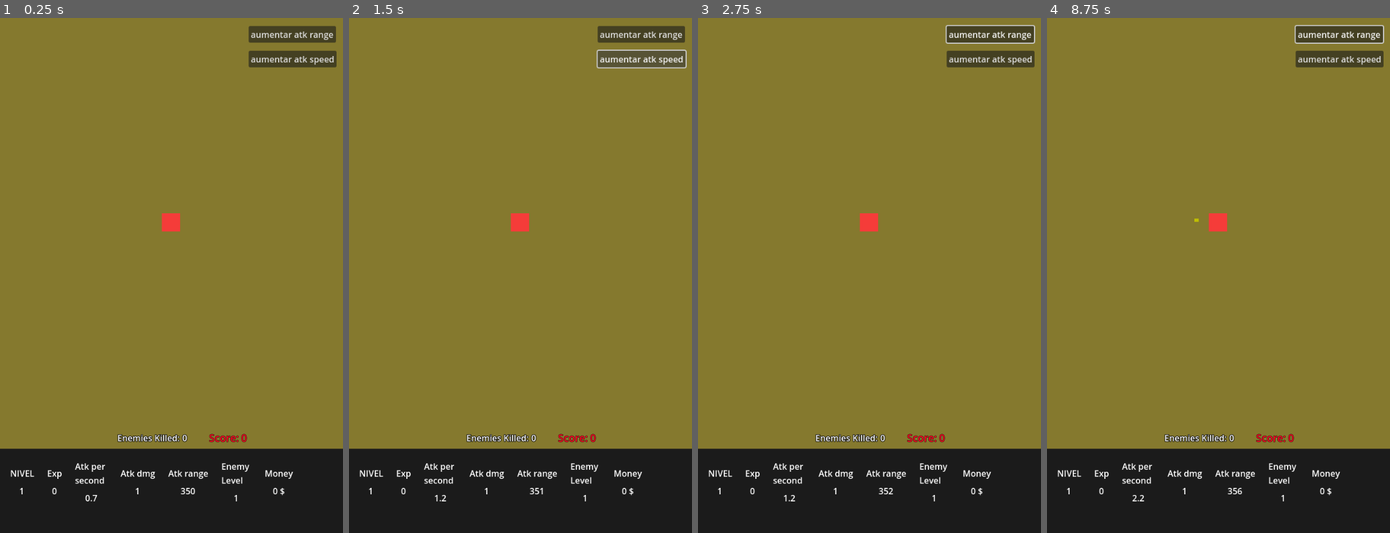
Above: before the commit, frames 1-4 (left to right).
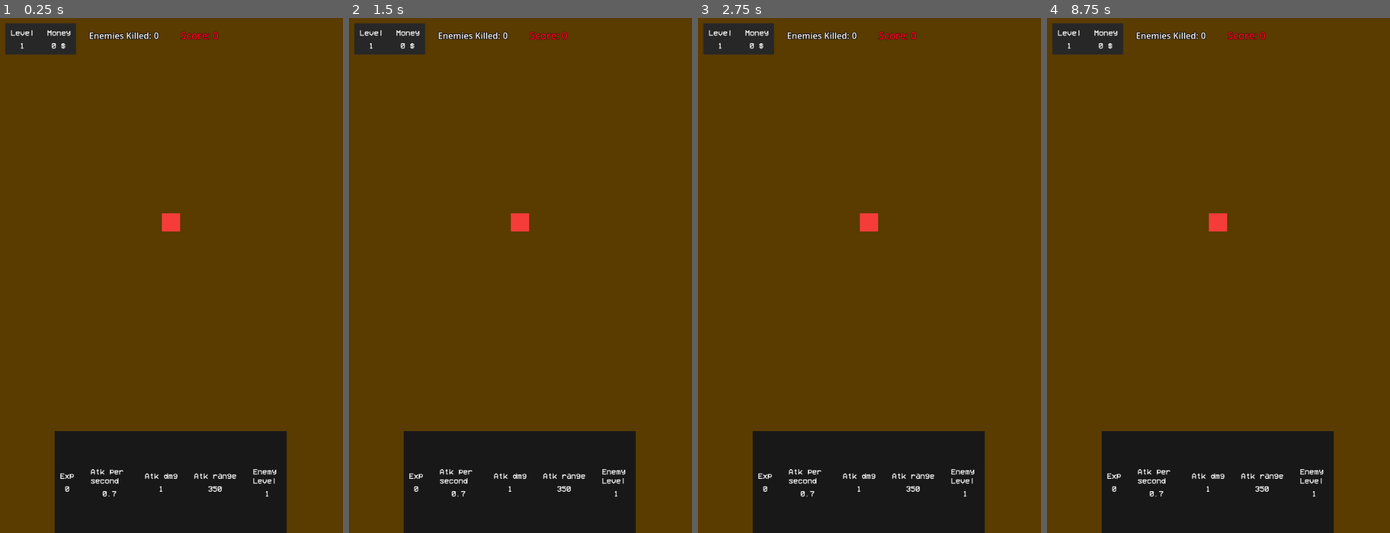
Above: after the commit, the same moments.

Repository: MauroCastro1705/mini_auto_battler
Game: Godot game, scene res://test/test-scene.tscn
Same seed, same stepped clock (60 frames per second), same inputs: the game is played once before the commit and once after it. The project has no main scene, so this scene is started directly.
Inputs (mouse positions are in pixels of both pictures, inside the frame that each line leads up to):
- Up to frame 1 (0.25 s): no input
- Up to frame 2 (1.5 s): click (640, 33) at 0.5 s, where only the run before the commit has a clickable "aumentar atk range"; click (640, 59) at 1.25 s, where only the run before the commit has a clickable "aumentar atk speed"
- Up to frame 3 (2.75 s): tap Enter at 2 s; move the mouse to (944, 249) at 2.02 s; hold Up (ui_up) from 2.03 s (still down); tap O at 2.1 s; click (944, 249) at 2.17 s; tap Space (ui_select) at 2.27 s
- Up to frame 4 (8.75 s): release Up (ui_up) at 2.75 s; tap Space (ui_select) at 2.75, 4.25, 5.27, 5.75, 8.27 s; drag from (1149, 301) to (1218, 224) at 2.77 s; tap Enter at 3.5, 5 s; move the mouse to (1252, 162) at 3.52 s; hold Up (ui_up) 3.53-4.25 s; tap Shift at 3.6, 6.6 s; drag from (1201, 378) to (1115, 198) at 4.27 s; move the mouse to (1321, 352) at 5.02 s; hold Down (ui_down) 5.03-5.75 s; tap O at 5.1, 8.1 s; drag from (1115, 198) to (1218, 224) at 5.77 s; move the mouse to (1235, 275) at 6.52 s; hold Down (ui_down) 6.53-7.25 s; click (1235, 275) at 6.67 s; drag from (1167, 146) to (1149, 301) at 7.27 s; move the mouse to (1293, 249) at 8.02 s; hold Up (ui_up) from 8.03 s (still down)

The runs differ from the first frame. In frame 1, 90% of the frame differs, in the area x 0-100%, y 0-100%; in frame 2, 90%; in frame 3, 90%; in frame 4, 90%.

Commit message:
ui update

Diff:
--- /dev/null
+++ b/resources/text.tres
@@ -0,0 +1,7 @@
+[gd_resource type="Theme" load_steps=2 format=3 uid="uid://qcd6164qa1bv"]
+
+[ext_resource type="FontFile" uid="uid://crhm4u6p8tbx1" path="res://assets/fonts/VCR_OSD_MONO_1.001.ttf" id="1_1rcxi"]
+
+[resource]
+Label/font_sizes/font_size = 15
+Label/fonts/font = ExtResource("1_1rcxi")
--- a/test/test-scene.tscn
+++ b/test/test-scene.tscn
@@ -5,15 +5,15 @@
 [ext_resource type="PackedScene" uid="uid://veon0exi0utd" path="res://managers/enemy_spawner/enemy_spawner.tscn" id="4_kvgnx"]
 [ext_resource type="PackedScene" uid="uid://bvjn1n354h5vr" path="res://managers/enemy_pool/enemy_pool.tscn" id="4_l0d6b"]
 [ext_resource type="PackedScene" uid="uid://don1dyvu4dkv8" path="res://ui/main_box/main_ui.tscn" id="5_l0d6b"]
-[ext_resource type="PackedScene" uid="uid://h4ossd5u1cw5" path="res://ui/buttons/botones.tscn" id="6_fjdny"]
 [ext_resource type="PackedScene" uid="uid://j74g4us3ueir" path="res://ui/mobs_killed/mobsKilled.tscn" id="7_v52jn"]
+[ext_resource type="PackedScene" uid="uid://bhy62wjmyxrdf" path="res://ui/always_ui/always.tscn" id="8_q134b"]
 
 [node name="Test-scene" type="Node2D"]
 
 [node name="ColorRect" type="ColorRect" parent="."]
 offset_right = 656.0
 offset_bottom = 984.0
-color = Color(0.52, 0.474933, 0.182, 1)
+color = Color(0.351691, 0.231231, 4.81308e-08, 1)
 
 [node name="Player" parent="." instance=ExtResource("1_5d1lj")]
 position = Vector2(319, 381)
@@ -29,22 +29,15 @@
 
 [node name="CanvasLayer" type="CanvasLayer" parent="."]
 
-[node name="ColorRect" type="ColorRect" parent="CanvasLayer"]
-offset_left = -6.0
-offset_top = 803.0
-offset_right = 645.0
-offset_bottom = 973.0
-color = Color(0.10748, 0.10748, 0.10748, 1)
-
 [node name="Main_ui" parent="CanvasLayer" instance=ExtResource("5_l0d6b")]
 offset_left = 1.0
 offset_right = 1.0
 metadata/_edit_lock_ = true
 
-[node name="Botones" parent="CanvasLayer" instance=ExtResource("6_fjdny")]
+[node name="MobsKilled" parent="CanvasLayer" instance=ExtResource("7_v52jn")]
+offset_left = 7.0
+offset_top = 3.0
+offset_right = 7.0
+offset_bottom = 3.0
 
-[node name="MobsKilled" parent="CanvasLayer" instance=ExtResource("7_v52jn")]
-offset_left = 60.0
-offset_top = 753.0
-offset_right = 60.0
-offset_bottom = 753.0
+[node name="Always" parent="CanvasLayer" instance=ExtResource("8_q134b")]
--- /dev/null
+++ b/ui/always_ui/always.gd
@@ -0,0 +1,11 @@
+extends Control
+@onready var level_label: Label = $BoxContainer/MarginContainer/HBoxContainer/level/VBoxContainer/Label2
+@onready var money_label: Label = $BoxContainer/MarginContainer/HBoxContainer/player_money/VBoxContainer/Label2
+func _ready():
+	Global.stats_updated.connect(update_labels)
+	update_labels() # Initial display
+
+func update_labels() -> void:
+	var shots_per_second = 1.0 / Global.attack_speed
+	level_label.text = str(Global.level)
+	money_label.text = str(Global.player_money," $")
--- /dev/null
+++ b/ui/always_ui/always.tscn
@@ -0,0 +1,87 @@
+[gd_scene load_steps=3 format=3 uid="uid://bhy62wjmyxrdf"]
+
+[ext_resource type="Script" uid="uid://c1y5q56yxagkc" path="res://ui/always_ui/always.gd" id="1_1se4p"]
+[ext_resource type="Theme" uid="uid://qcd6164qa1bv" path="res://resources/text.tres" id="1_8u7em"]
+
+[node name="Always" type="Control"]
+layout_mode = 3
+anchors_preset = 15
+anchor_right = 1.0
+anchor_bottom = 1.0
+grow_horizontal = 2
+grow_vertical = 2
+script = ExtResource("1_1se4p")
+
+[node name="BoxContainer" type="BoxContainer" parent="."]
+layout_mode = 1
+anchors_preset = 10
+anchor_right = 1.0
+offset_bottom = 78.0
+grow_horizontal = 2
+
+[node name="MarginContainer" type="MarginContainer" parent="BoxContainer"]
+layout_mode = 2
+theme_override_constants/margin_left = 10
+theme_override_constants/margin_top = 10
+theme_override_constants/margin_right = 10
+theme_override_constants/margin_bottom = 10
+
+[node name="ColorRect" type="ColorRect" parent="BoxContainer/MarginContainer"]
+layout_mode = 2
+color = Color(0.152476, 0.152476, 0.152476, 1)
+
+[node name="HBoxContainer" type="HBoxContainer" parent="BoxContainer/MarginContainer"]
+layout_mode = 2
+
+[node name="level" type="MarginContainer" parent="BoxContainer/MarginContainer/HBoxContainer"]
+layout_mode = 2
+size_flags_horizontal = 4
+theme_override_constants/margin_left = 10
+theme_override_constants/margin_top = 10
+theme_override_constants/margin_right = 10
+theme_override_constants/margin_bottom = 10
+
+[node name="VBoxContainer" type="VBoxContainer" parent="BoxContainer/MarginContainer/HBoxContainer/level"]
+layout_mode = 2
+size_flags_horizontal = 6
+size_flags_vertical = 4
+theme = ExtResource("1_8u7em")
+theme_override_constants/separation = 10
+
+[node name="Label" type="Label" parent="BoxContainer/MarginContainer/HBoxContainer/level/VBoxContainer"]
+layout_mode = 2
+theme = ExtResource("1_8u7em")
+text = "Level"
+
+[node name="Label2" type="Label" parent="BoxContainer/MarginContainer/HBoxContainer/level/VBoxContainer"]
+layout_mode = 2
+theme = ExtResource("1_8u7em")
+text = "asdas"
+horizontal_alignment = 1
+vertical_alignment = 1
+
+[node name="player_money" type="MarginContainer" parent="BoxContainer/MarginContainer/HBoxContainer"]
+layout_mode = 2
+theme_override_constants/margin_left = 10
+theme_override_constants/margin_top = 10
+theme_override_constants/margin_right = 10
+theme_override_constants/margin_bottom = 10
+
+[node name="VBoxContainer" type="VBoxContainer" parent="BoxContainer/MarginContainer/HBoxContainer/player_money"]
+layout_mode = 2
+size_flags_horizontal = 6
+size_flags_vertical = 4
+theme = ExtResource("1_8u7em")
+theme_override_constants/separation = 10
+
+[node name="Label" type="Label" parent="BoxContainer/MarginContainer/HBoxContainer/player_money/VBoxContainer"]
+layout_mode = 2
+theme = ExtResource("1_8u7em")
+text = "Money"
+
+[node name="Label2" type="Label" parent="BoxContainer/MarginContainer/HBoxContainer/player_money/VBoxContainer"]
+layout_mode = 2
+theme = ExtResource("1_8u7em")
+text = "asdas"
+horizontal_alignment = 1
+vertical_alignment = 1
--- a/ui/main_box/main.gd
+++ b/ui/main_box/main.gd
@@ -1,12 +1,11 @@
 extends Control
-@onready var level_label: Label = $BoxContainer/MarginContainer/HBoxContainer/level/VBoxContainer/Label2
+
 @onready var exp_label: Label = $BoxContainer/MarginContainer/HBoxContainer/exp/VBoxContainer/xp_label
 @onready var atk_speed_label: Label = $BoxContainer/MarginContainer/HBoxContainer/atk_speed/VBoxContainer/Label2
 @onready var atk_dmg_label: Label = $BoxContainer/MarginContainer/HBoxContainer/atk_dmg/VBoxContainer/Label2
 @onready var atk_range_label: Label = $BoxContainer/MarginContainer/HBoxContainer/atk_range/VBoxContainer/Label2
 var shots_per_second = 1.0 / Global.attack_speed
 @onready var enemy_label: Label = $BoxContainer/MarginContainer/HBoxContainer/enemy_level/VBoxContainer/Label2
-@onready var money_label: Label = $BoxContainer/MarginContainer/HBoxContainer/player_money/VBoxContainer/Label2
 
 func _ready():
 	Global.stats_updated.connect(update_labels)
@@ -15,10 +14,8 @@
 
 func update_labels() -> void:
 	var shots_per_second = 1.0 / Global.attack_speed
-	level_label.text = str(Global.level)
 	exp_label.text = str(Global.xp)
 	atk_speed_label.text = str("%.1f" % shots_per_second)
 	atk_dmg_label.text = str(Global.bullet_dmg)
 	atk_range_label.text = str(int(round(Global.atk_range)))
 	enemy_label.text = str(Global.enemigo_level)
-	money_label.text = str(Global.player_money," $")
--- a/ui/main_box/main_ui.tscn
+++ b/ui/main_box/main_ui.tscn
@@ -1,6 +1,7 @@
-[gd_scene load_steps=2 format=3 uid="uid://don1dyvu4dkv8"]
+[gd_scene load_steps=3 format=3 uid="uid://don1dyvu4dkv8"]
 
 [ext_resource type="Script" uid="uid://b1tsougdq3xbs" path="res://ui/main_box/main.gd" id="1_mmnkx"]
+[ext_resource type="Theme" uid="uid://qcd6164qa1bv" path="res://resources/text.tres" id="2_t765n"]
 
 [node name="Main_ui" type="Control"]
 layout_mode = 3
@@ -23,40 +24,22 @@
 offset_bottom = 1.98004
 grow_horizontal = 2
 grow_vertical = 0
+alignment = 1
 
 [node name="MarginContainer" type="MarginContainer" parent="BoxContainer"]
 layout_mode = 2
 theme_override_constants/margin_left = 10
-theme_override_constants/margin_top = 10
+theme_override_constants/margin_top = 0
 theme_override_constants/margin_right = 10
-theme_override_constants/margin_bottom = 10
+theme_override_constants/margin_bottom = 0
+
+[node name="ColorRect" type="ColorRect" parent="BoxContainer/MarginContainer"]
+layout_mode = 2
+color = Color(0.0936694, 0.0936694, 0.0936694, 1)
 
 [node name="HBoxContainer" type="HBoxContainer" parent="BoxContainer/MarginContainer"]
 layout_mode = 2
-
-[node name="level" type="MarginContainer" parent="BoxContainer/MarginContainer/HBoxContainer"]
-layout_mode = 2
-size_flags_horizontal = 4
-theme_override_constants/margin_left = 10
-theme_override_constants/margin_top = 10
-theme_override_constants/margin_right = 10
-theme_override_constants/margin_bottom = 10
-
-[node name="VBoxContainer" type="VBoxContainer" parent="BoxContainer/MarginContainer/HBoxContainer/level"]
-layout_mode = 2
-size_flags_horizontal = 6
-size_flags_vertical = 4
 theme_override_constants/separation = 10
-
-[node name="Label" type="Label" parent="BoxContainer/MarginContainer/HBoxContainer/level/VBoxContainer"]
-layout_mode = 2
-text = "NIVEL"
-
-[node name="Label2" type="Label" parent="BoxContainer/MarginContainer/HBoxContainer/level/VBoxContainer"]
-layout_mode = 2
-text = "asdas"
-horizontal_alignment = 1
-vertical_alignment = 1
 
 [node name="exp" type="MarginContainer" parent="BoxContainer/MarginContainer/HBoxContainer"]
 layout_mode = 2
@@ -69,14 +52,17 @@
 layout_mode = 2
 size_flags_horizontal = 6
 size_flags_vertical = 4
+theme = ExtResource("2_t765n")
 theme_override_constants/separation = 10
 
 [node name="Label" type="Label" parent="BoxContainer/MarginContainer/HBoxContainer/exp/VBoxContainer"]
 layout_mode = 2
+theme = ExtResource("2_t765n")
 text = "Exp"
 
 [node name="xp_label" type="Label" parent="BoxContainer/MarginContainer/HBoxContainer/exp/VBoxContainer"]
 layout_mode = 2
+theme = ExtResource("2_t765n")
 text = "asdas"
 horizontal_alignment = 1
 vertical_alignment = 1
@@ -92,15 +78,18 @@
 layout_mode = 2
 size_flags_horizontal = 6
 size_flags_vertical = 4
+theme = ExtResource("2_t765n")
 theme_override_constants/separation = 10
 
 [node name="Label" type="Label" parent="BoxContainer/MarginContainer/HBoxContainer/atk_speed/VBoxContainer"]
 layout_mode = 2
+theme = ExtResource("2_t765n")
 text = "Atk per
 second"
 
 [node name="Label2" type="Label" parent="BoxContainer/MarginContainer/HBoxContainer/atk_speed/VBoxContainer"]
 layout_mode = 2
+theme = ExtResource("2_t765n")
 text = "asdas"
 horizontal_alignment = 1
 vertical_alignment = 1
@@ -116,14 +105,17 @@
 layout_mode = 2
 size_flags_horizontal = 6
 size_flags_vertical = 4
+theme = ExtResource("2_t765n")
 theme_override_constants/separation = 10
 
 [node name="Label" type="Label" parent="BoxContainer/MarginContainer/HBoxContainer/atk_dmg/VBoxContainer"]
 layout_mode = 2
+theme = ExtResource("2_t765n")
 text = "Atk dmg"
 
 [node name="Label2" type="Label" parent="BoxContainer/MarginContainer/HBoxContainer/atk_dmg/VBoxContainer"]
 layout_mode = 2
+theme = ExtResource("2_t765n")
 text = "asdas"
 horizontal_alignment = 1
 vertical_alignment = 1
@@ -139,14 +131,17 @@
 layout_mode = 2
 size_flags_horizontal = 6
 size_flags_vertical = 4
+theme = ExtResource("2_t765n")
 theme_override_constants/separation = 10
 
 [node name="Label" type="Label" parent="BoxContainer/MarginContainer/HBoxContainer/atk_range/VBoxContainer"]
 layout_mode = 2
+theme = ExtResource("2_t765n")
 text = "Atk range"
 
 [node name="Label2" type="Label" parent="BoxContainer/MarginContainer/HBoxContainer/atk_range/VBoxContainer"]
 layout_mode = 2
+theme = ExtResource("2_t765n")
 text = "asdas"
 horizontal_alignment = 1
 vertical_alignment = 1
@@ -162,38 +157,18 @@
 layout_mode = 2
 size_flags_horizontal = 6
 size_flags_vertical = 4
+theme = ExtResource("2_t765n")
 theme_override_constants/separation = 10
 
 [node name="Label" type="Label" parent="BoxContainer/MarginContainer/HBoxContainer/enemy_level/VBoxContainer"]
 layout_mode = 2
+theme = ExtResource("2_t765n")
 text = "Enemy
 Level"
 
 [node name="Label2" type="Label" parent="BoxContainer/MarginContainer/HBoxContainer/enemy_level/VBoxContainer"]
 layout_mode = 2
+theme = ExtResource("2_t765n")
 text = "asdas"
 horizontal_alignment = 1
 vertical_alignment = 1
-
-[node name="player_money" type="MarginContainer" parent="BoxContainer/MarginContainer/HBoxContainer"]
-layout_mode = 2
-theme_override_constants/margin_left = 10
-theme_override_constants/margin_top = 10
-theme_override_constants/margin_right = 10
-theme_override_constants/margin_bottom = 10
-
-[node name="VBoxContainer" type="VBoxContainer" parent="BoxContainer/MarginContainer/HBoxContainer/player_money"]
-layout_mode = 2
-size_flags_horizontal = 6
-size_flags_vertical = 4
-theme_override_constants/separation = 10
-
-[node name="Label" type="Label" parent="BoxContainer/MarginContainer/HBoxContainer/player_money/VBoxContainer"]
-layout_mode = 2
-text = "Money"
-
-[node name="Label2" type="Label" parent="BoxContainer/MarginContainer/HBoxContainer/player_money/VBoxContainer"]
-layout_mode = 2
-text = "asdas"
-horizontal_alignment = 1
-vertical_alignment = 1
Not shown, added: assets/fonts/SUPER-VCR_MONO.ttf.import
Not shown, added: assets/fonts/SYNNova-Bold.otf.import
Not shown, added: assets/fonts/SYNNova-ExtraLight.otf.import
Not shown, added: assets/fonts/SYNNova-Light.otf.import
Not shown, added: assets/fonts/SYNNova-Normal.otf.import
Not shown, added: assets/fonts/SYNNova-Regular.otf.import
Not shown, added: assets/fonts/SYNNova-UltraLight.otf.import
Not shown, added: assets/fonts/SYNNovaVFGX.ttf.import
Not shown, added: assets/fonts/VCR_OSD_MONO_1.001.ttf.import
Not shown, added: ui/always_ui/always.gd.uid
